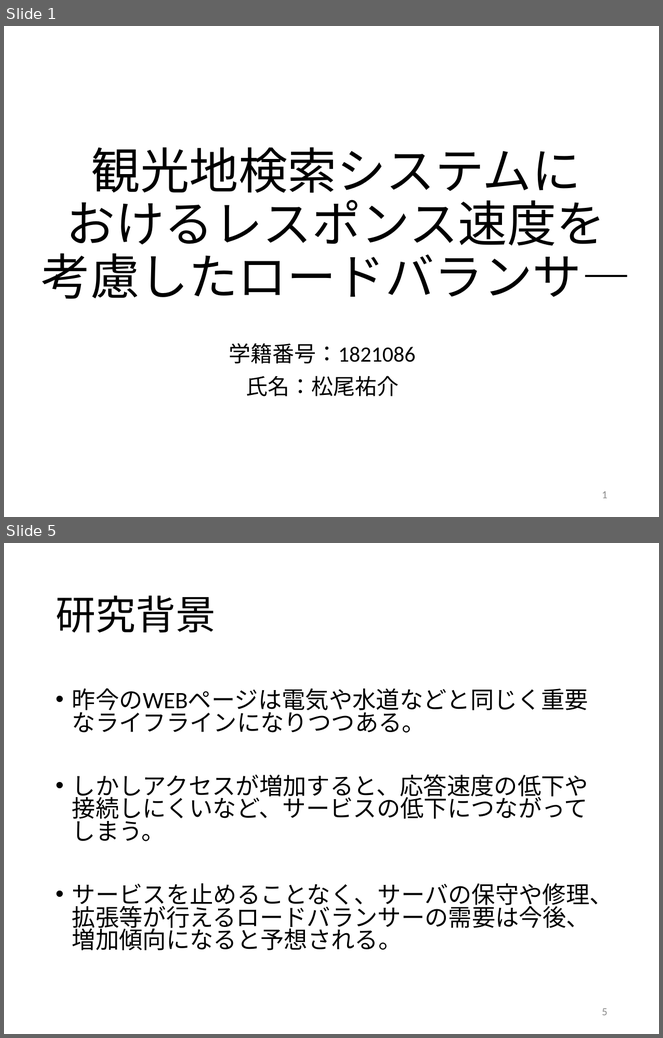
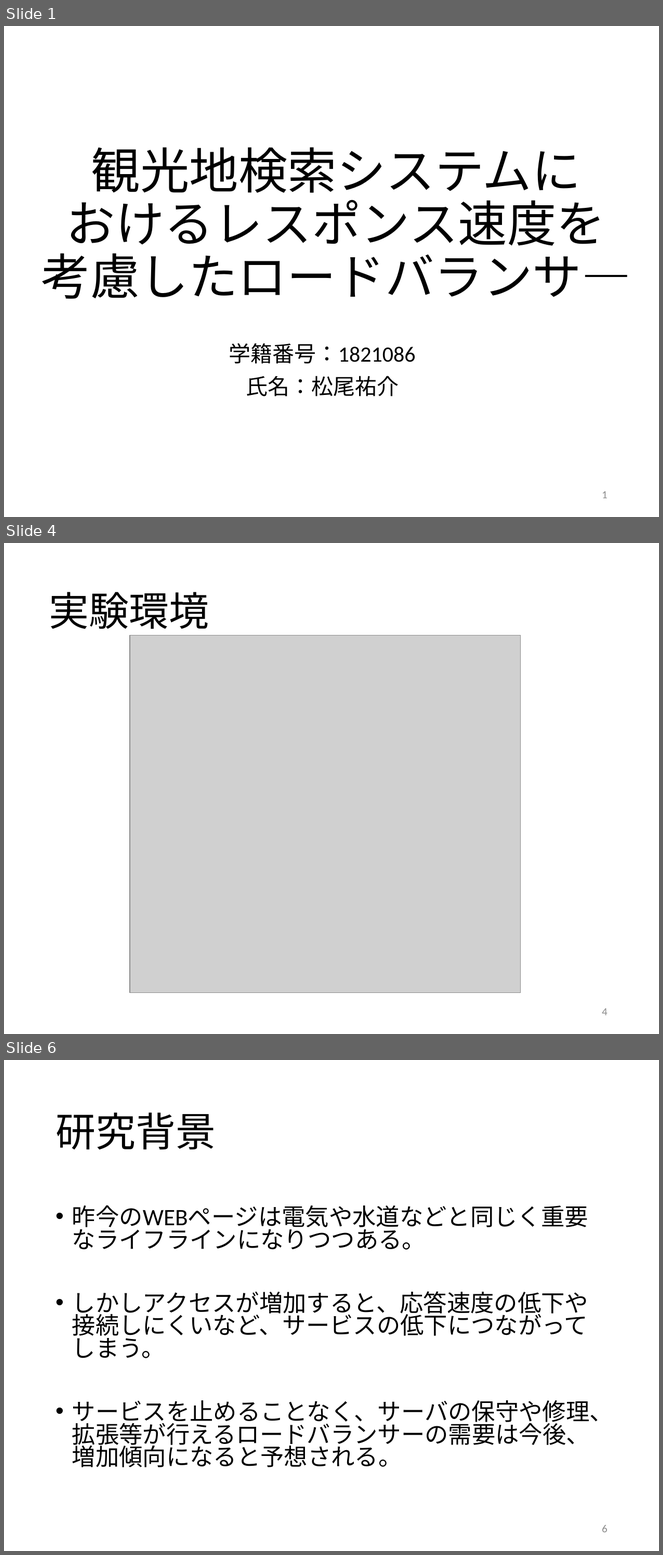
Before and after one commit to kait-takanolab/1821086_matsuo_thesis, a slide deck: 1821086_matsuo_sotsuken_0616.pptx. Shown one above the other, each under a label of ours: slides 1 and 5 before the commit, slides 1, 4 and 6 after it; the slides between them are not shown. The pictures are 663x1038 and 663x1555 pixels, drawn with LibreOffice and Linux fonts; fonts in the diff are those of the drawing; grey boxes stand for pictures. Boxes give left, top, right and bottom in pixels: in the first picture for what was removed or moved away, otherwise in the second. Text is boxed around its words. In the diff, an @@ line names an element or a change of style, - is before the commit and + after.

```diff
--- a/1821086_matsuo_sotsuken_0616.pptx
+++ b/1821086_matsuo_sotsuken_0616.pptx
@@ slide 4 added at [4, 543, 659, 1034], background #FFFFFF @@
@@ title added at [49, 592, 209, 636], 44 pt, text #000000 @@
+実験環境
@@ picture added at [130, 636, 520, 993] @@
@@ page number added at [602, 1008, 608, 1016], 12 pt, text #8C8C8C @@
+4
@@ what was slide 5 is now slide 6 @@
@@ page number at [602, 1525, 608, 1533]: text changed @@
-5
+6
```
Also in this commit, not shown: 3 slides changed, 1 other slide added, 1 other file.
